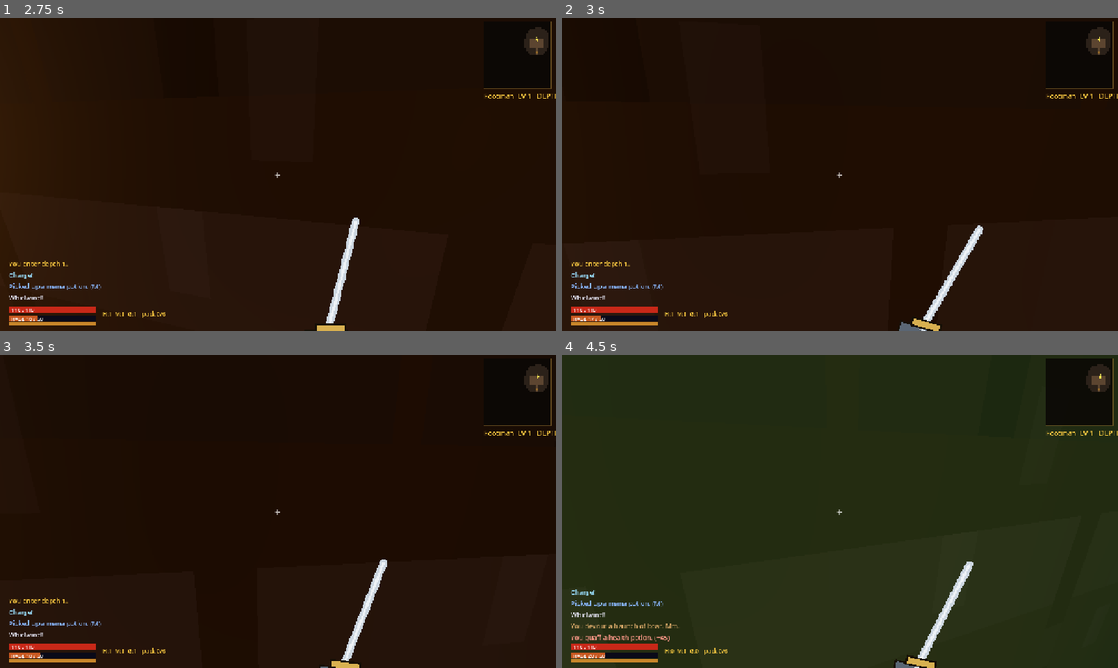
Above: before the commit, frames 1-4 (two rows, left to right).
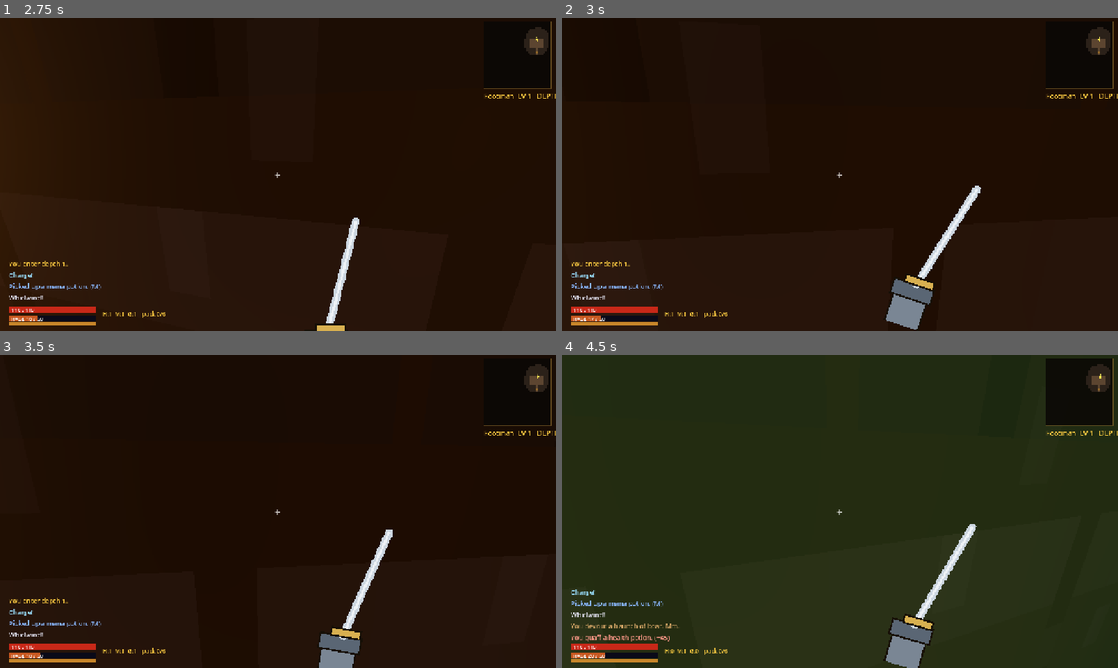
Above: after the commit, the same moments.

Repository: tisSoFluffy/barony
Game: Godot game, scene res://scenes/Main.tscn
Two runs of this game, one before a commit and one after it. Both use one fixed random seed, a clock stepped at 60 frames per second and the inputs below.
Inputs (mouse positions are in pixels of both pictures, inside the frame that each line leads up to):
- Up to frame 1 (2.75 s): click "⚔ Footman — LMB swing · hold …" at 0.5 s; tap Enter at 1.25 s; move the mouse to (305, 174) at 1.27 s; hold W (move_forward) from 1.28 s (still down); tap B (ability_b) at 1.35 s; move the mouse to (250, 174) at 2.02 s; tap Q (ability_q) at 2.1 s
- Up to frame 2 (3 s): keep holding W (move_forward); move the mouse to (851, 168) at 2.77 s; press the mouse at (851, 168) at 2.78 s
- Up to frame 3 (3.5 s): keep holding W (move_forward)
- Up to frame 4 (4.5 s): keep holding W (move_forward); move the mouse to (834, 517) at 3.52 s; release the mouse at (834, 517) at 3.53 s; tap G (eat) at 3.6 s; tap Space at 4.25 s; move the mouse to (878, 514) at 4.27 s; tap H (heal_potion) at 4.35 s

Frame 1 is identical in both runs. In frame 2, 2.0% of the frame differs, in the area x 58-76%, y 53-100%; in frame 3, 1.6%; in frame 4, 2.1%, in the area x 57-75%, y 54-100%.

Commit message:
Rework melee swing: overhead arc for slash, undercut for rogue
War/paladin now raise the sword 130px upward (over the shoulder) during
wind-up, then arc diagonally down 182px total vertical travel with a CW→CCW
rotation — reads as an overhead or diagonal cut rather than a side jab.
Rogue draws the dagger low-left and slashes up-right (undercut), contrasting
with the heavy slash and matching the quick/sneaky dagger feel.
Wind-up is 45% of cooldown so the raise is perceptible before the cut lands.

Co-Authored-By: Claude Sonnet 4.6 <noreply@anthropic.com>

Diff:
--- a/godot/scripts/ui/HUD.gd
+++ b/godot/scripts/ui/HUD.gd
@@ -148,27 +148,27 @@
 	if player.atk_t > 0.0 and player.atk_cd > 0.0:
 		var n := clampf(player.atk_t / player.atk_cd, 0.0, 1.0)
 		if player.cls == "rogue":
-			# stab: pull back then lunge straight forward
+			# undercut: draw dagger low-left → slash up-right
 			if n > 0.60:
 				var p := smoothstep(0.0, 1.0, (1.0 - n) / 0.40)
-				off_x = 22.0 * p;  off_y = 36.0 * p;  rot = 0.12 * p
+				off_x = -15.0 * p;  off_y = 32.0 * p;  rot = -0.18 * p
 			elif n > 0.12:
 				var p := smoothstep(0.0, 1.0, (0.60 - n) / 0.48)
-				off_x = lerp(22.0, -6.0, p);  off_y = lerp(36.0, -55.0, p);  rot = lerp(0.12, -0.08, p)
+				off_x = lerp(-15.0, 28.0, p);  off_y = lerp(32.0, -50.0, p);  rot = lerp(-0.18, 0.15, p)
 			else:
 				var p := smoothstep(0.0, 1.0, (0.12 - n) / 0.12)
-				off_x = lerp(-6.0, 0.0, p);  off_y = lerp(-55.0, 0.0, p);  rot = lerp(-0.08, 0.0, p)
+				off_x = lerp(28.0, 0.0, p);  off_y = lerp(-50.0, 0.0, p);  rot = lerp(0.15, 0.0, p)
 		else:
-			# broad slash (war, paladin): pull right → sweep left-down → recover
-			if n > 0.58:
-				var p := smoothstep(0.0, 1.0, (1.0 - n) / 0.42)
-				off_x = 50.0 * p;  off_y = -28.0 * p;  rot = 0.28 * p
+			# overhead diagonal cut: raise sword up → crash diagonally down-left
+			if n > 0.55:
+				var p := smoothstep(0.0, 1.0, (1.0 - n) / 0.45)
+				off_x = 32.0 * p;  off_y = -130.0 * p;  rot = 0.32 * p
 			elif n > 0.10:
-				var p := smoothstep(0.0, 1.0, (0.58 - n) / 0.48)
-				off_x = lerp(50.0, -46.0, p);  off_y = lerp(-28.0, 40.0, p);  rot = lerp(0.28, -0.24, p)
+				var p := smoothstep(0.0, 1.0, (0.55 - n) / 0.45)
+				off_x = lerp(32.0, -28.0, p);  off_y = lerp(-130.0, 52.0, p);  rot = lerp(0.32, -0.28, p)
 			else:
 				var p := smoothstep(0.0, 1.0, (0.10 - n) / 0.10)
-				off_x = lerp(-46.0, 0.0, p);  off_y = lerp(40.0, 0.0, p);  rot = lerp(-0.24, 0.0, p)
+				off_x = lerp(-28.0, 0.0, p);  off_y = lerp(52.0, 0.0, p);  rot = lerp(-0.28, 0.0, p)
 
 	elif player.cast_t > 0.0 and player.cast_cd > 0.0:
 		var n := clampf(player.cast_t / player.cast_cd, 0.0, 1.0)
